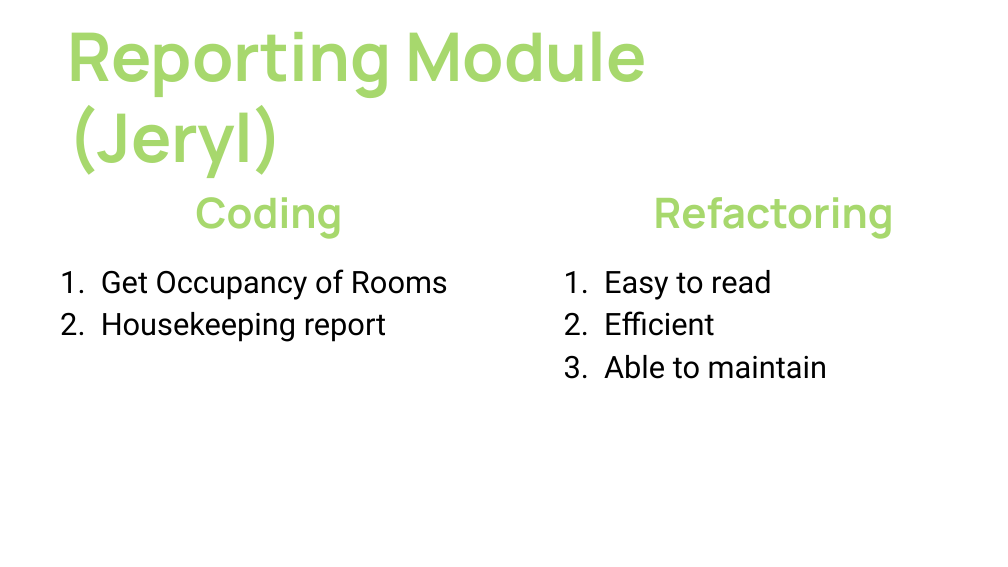
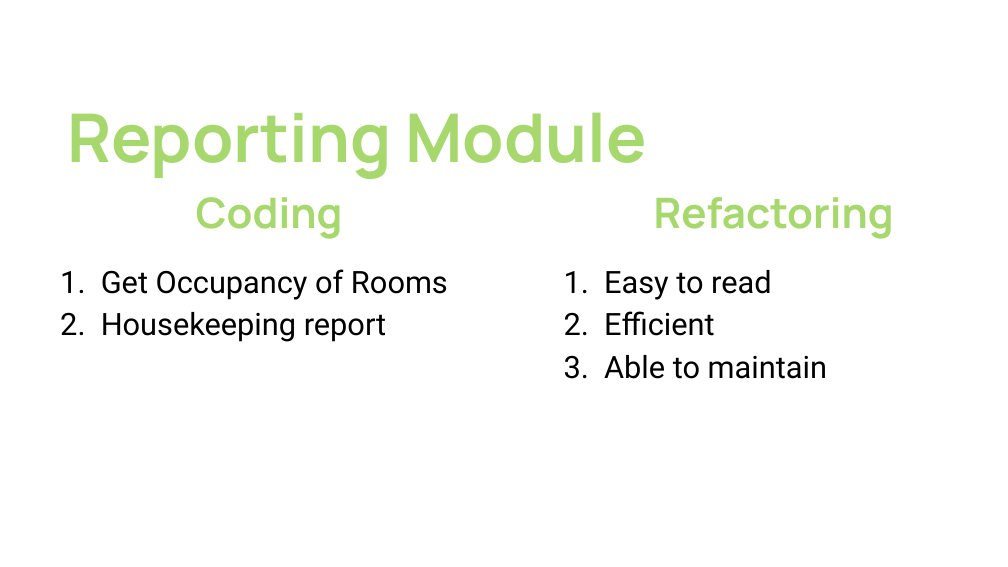
Before and after one commit to XandeK/swen3powerpoint, a slide deck: slide 4 of SWEN presentation 3.pptx. Drawn at 1008x567 pixels with LibreOffice and Linux fonts; fonts in the diff are those of the drawing. Boxes give left, top, right and bottom in pixels: in the first picture for what was removed or moved away, otherwise in the second. Text is boxed around its words. In the diff, an @@ line names an element or a change of style, - is before the commit and + after.

```diff
--- a/SWEN presentation 3.pptx
+++ b/SWEN presentation 3.pptx
@@ title at [67, 112, 647, 179]: text changed @@
-Reporting Module (Jeryl)
+Reporting Module
```
Also in this commit, not shown: 6 other slides changed.
